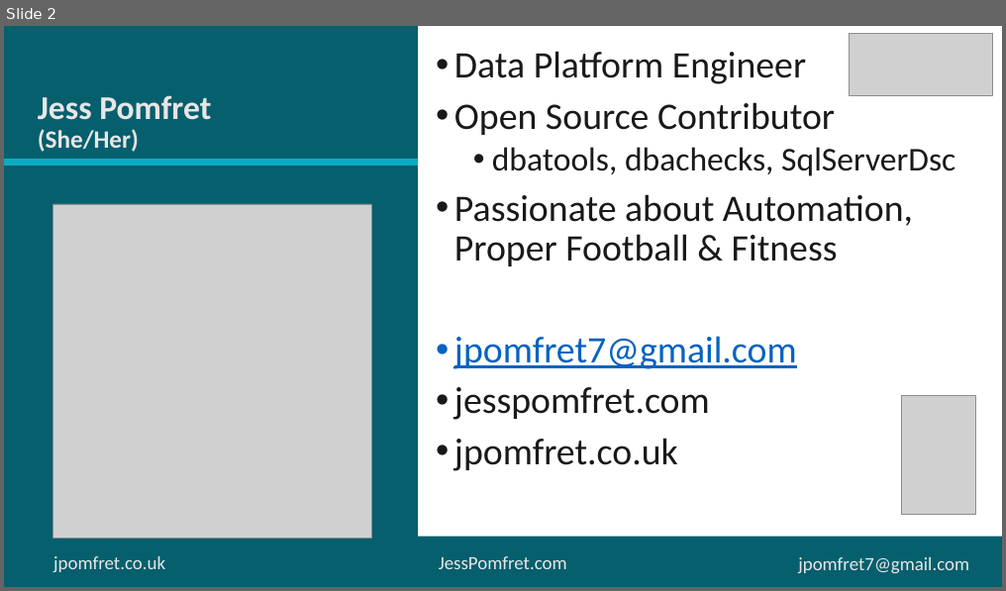
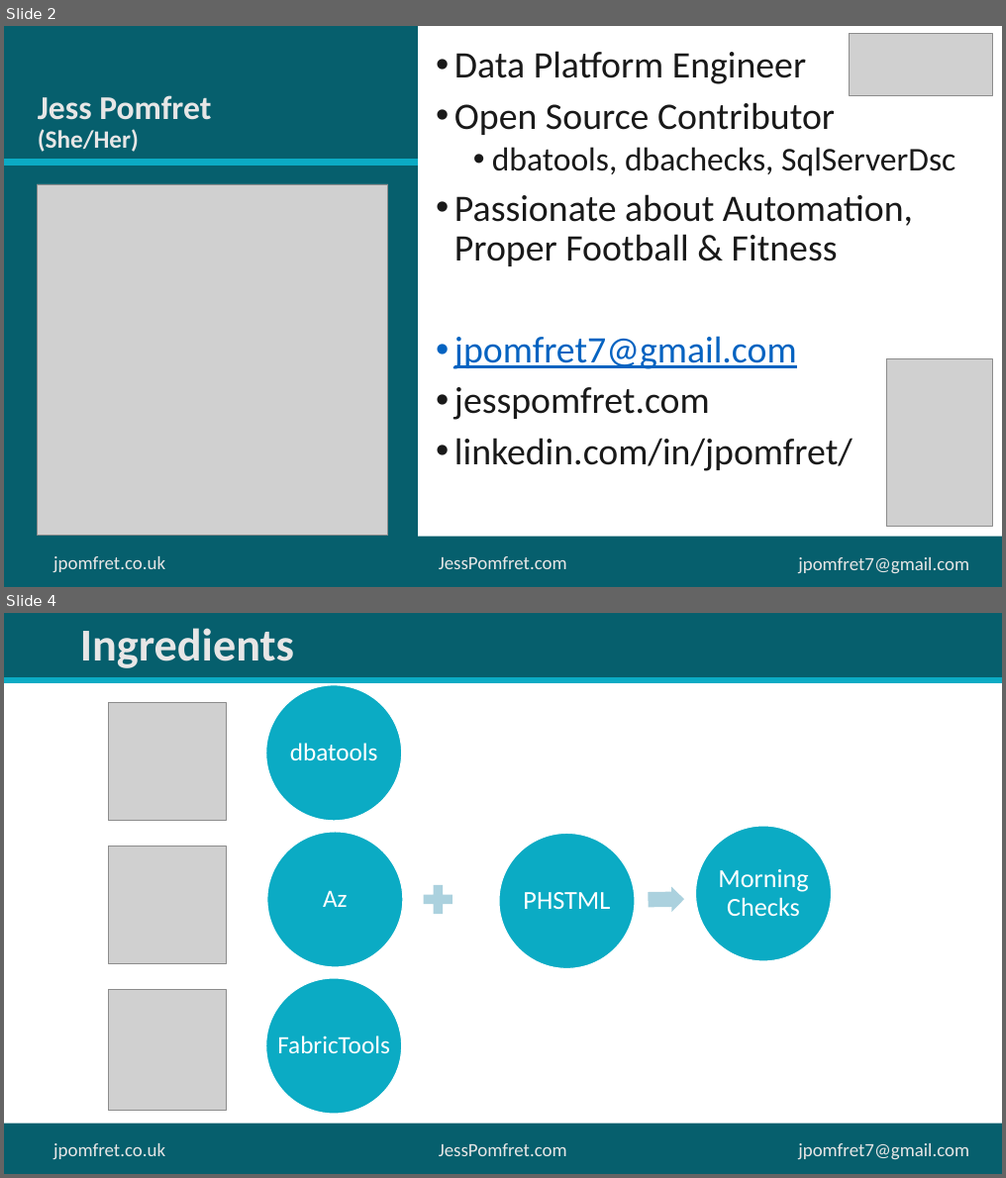
Before and after one commit to jpomfret/dbatools-MorningChecks, a slide deck: dbatools-MorningChecks.pptx. Shown one above the other, each under a label of ours: slide 2 before the commit, slides 2 and 4 after it; the slides between them are not shown. The pictures are 1006x591 and 1006x1178 pixels, drawn with LibreOffice and Linux fonts; fonts in the diff are those of the drawing; grey boxes stand for pictures; background and template pictures are left out. Boxes give left, top, right and bottom in pixels: in the first picture for what was removed or moved away, otherwise in the second. Text is boxed around its words. In the diff, an @@ line names an element or a change of style, - is before the commit and + after.

```diff
--- a/dbatools-MorningChecks.pptx
+++ b/dbatools-MorningChecks.pptx
@@ slide 4 added at box(4, 613, 1002, 1174), background #FFFFFF; not listed: 3 template elements that a slide beside it also shows @@
@@ rectangle added at box(4, 613, 1002, 680), fill #065F6D @@
@@ title added at box(80, 628, 294, 668), 44 pt, text #E7E6E6, bold @@
+Ingredients
@@ line added from (4, 680) to (1002, 680), #0BABC4 6 pt @@
@@ freeform shape added at box(266, 685, 402, 820), fill #0BABC4, outline #FFFFFF 1 pt, 24 pt, text #FFFFFF @@
+dbatools
@@ picture added at box(108, 703, 226, 820) @@
@@ picture added at box(108, 847, 226, 964) @@
@@ freeform shape added at box(267, 832, 403, 967), fill #0BABC4, outline #FFFFFF 1 pt, 24 pt, text #FFFFFF @@
+Az
@@ freeform shape added at box(499, 833, 635, 968), fill #0BABC4, outline #FFFFFF 1 pt, 25 pt, text #FFFFFF @@
+PHSTML
@@ freeform shape added at box(696, 826, 832, 961), fill #0BABC4, outline #FFFFFF 1 pt, 25 pt, text #FFFFFF @@
+Morning Checks
@@ freeform shape added at box(419, 880, 458, 920), fill #ABD2DE @@
@@ freeform shape added at box(648, 886, 684, 913), fill #ABD2DE @@
@@ picture added at box(108, 989, 226, 1111) @@
@@ freeform shape added at box(266, 978, 402, 1114), fill #0BABC4, outline #FFFFFF 1 pt, 24 pt, text #FFFFFF @@
+FabricTools
@@ text added at box(439, 1144, 567, 1157), 18 pt, text #E7E6E6 @@
+JessPomfret.com
@@ slide 2 changed as well @@
@@ picture: place and size @@
-picture at box(54, 204, 371, 539)
+picture at box(37, 184, 388, 536)
@@ picture: place and size @@
-picture at box(902, 396, 976, 514)
+picture at box(887, 359, 993, 527)
@@ text at box(454, 438, 852, 472): text changed @@
-• jpomfret.co.uk
+• linkedin.com/in/jpomfret/
```
Also in this commit, not shown: 6 other slides changed, 2 other slides added, 1 slide removed.
